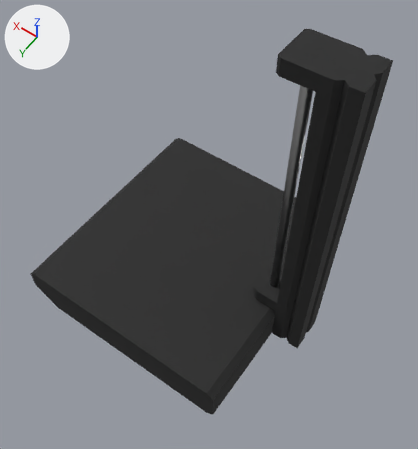
Before and after pictures for a commit that changed the glTF model public/models/printerstaticparts.glb.
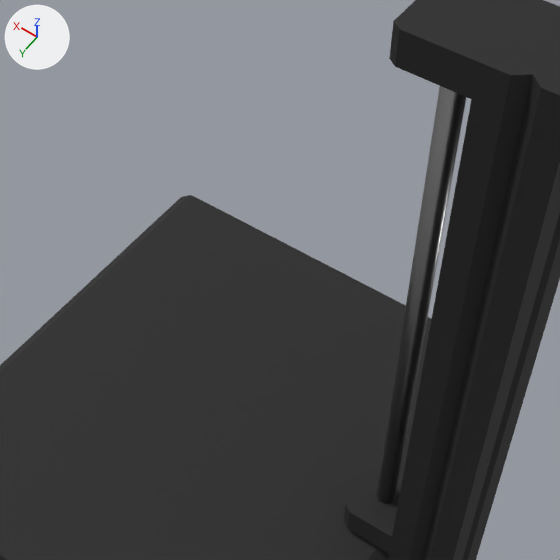
There are two pictures of each version: one whole from a 50 mm camera at (-1.294, 0.939, 3.915) aimed at (-0.681, 0.081, 2.567), one close up on the part from 21% to 86% of the width and 10% to 70% of the height. Lighting does not change. The marker at upper left points along +X, +Y and +Z. Where no turn or scale is listed for an object, it has been applied to the vertices.

In view in the first close-up: 'Printer Frame.001', 'ZRod'.
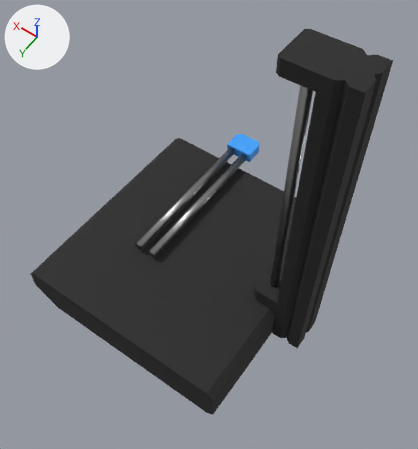
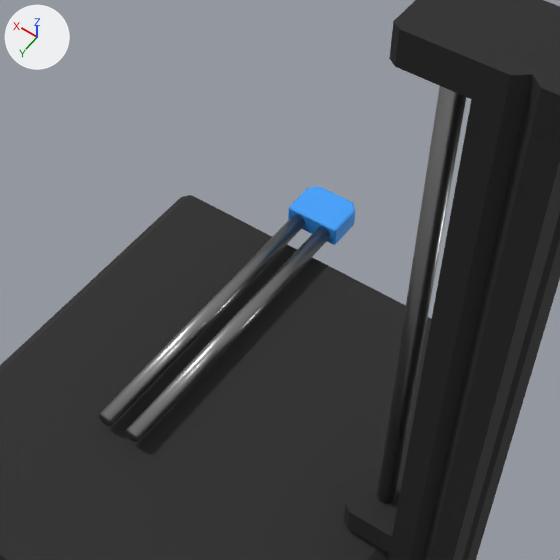
The newer file is also turned or shifted as a whole; pictures and numbers use the older file's frame.

The change, as a diff of the scene's bpy script:
```diff
--- a/public/models/printerstaticparts.glb.py
+++ b/public/models/printerstaticparts.glb.py
@@ mat_caps @@
+mat_caps = principled_material('Caps')
+mat_caps.base_color = (0.0466, 0.363, 1.0)  # blue #3da2ff
@@ me_cube_001 @@
+me_cube_001.from_pydata(...)  # 128 vertices, 248 faces; spans x -0.042..0.042, y -0.83..-0.222, z -0.014..0.014
+me_cube_001.materials.append(mat_stainless_001)  # grey #a2a2a2
@@ me_cube_008 @@
+me_cube_008.from_pydata(...)  # 28 vertices, 52 faces; spans x -0.0529..0.053, y -0.8665..-0.7841, z -0.0203..0.0207
+me_cube_008.materials.append(mat_caps)  # blue #3da2ff
@@ ob_yaxiscap_001 @@
+ob_yaxiscap_001 = bpy.data.objects.new('YAxisCap.001', me_cube_001)
+ob_yaxiscap_001.location = (-0.461, 0.364, 2.326)
@@ ob_yaxiscap @@
+ob_yaxiscap = bpy.data.objects.new('YAxisCap', me_cube_008)
+ob_yaxiscap.location = (-0.461, 0.364, 2.326)
```

What differs and where, as boxes [x1, y1, x2, y2] in the close-ups (560 x 560 px):
'YAxisCap.001', added
    after: [98, 214, 330, 443]
'YAxisCap', added (blue)
    after: [288, 186, 355, 245]
